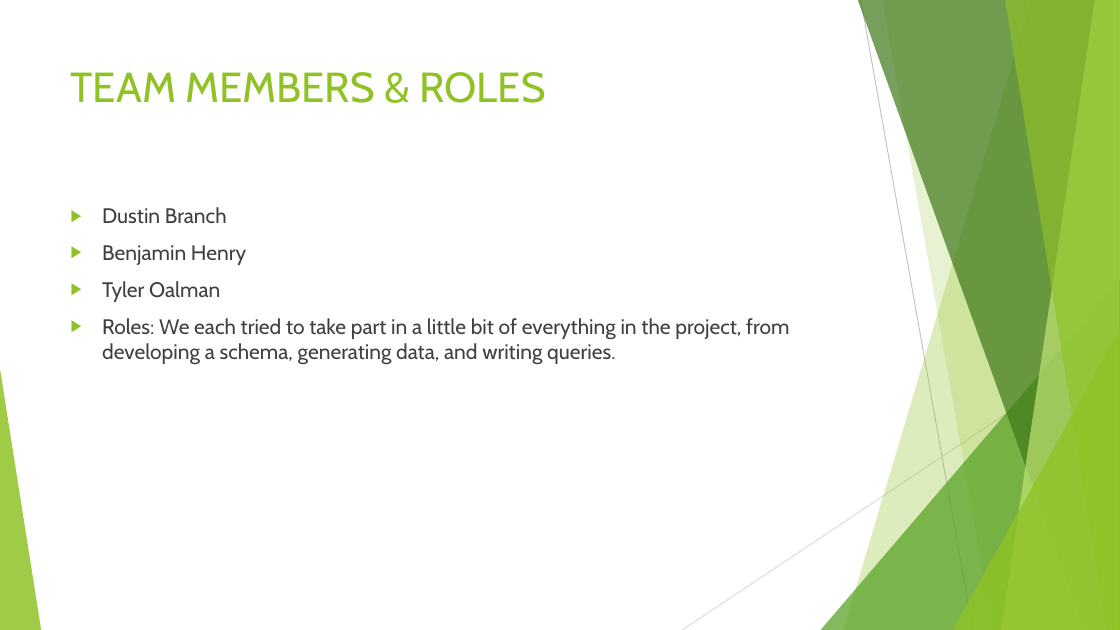
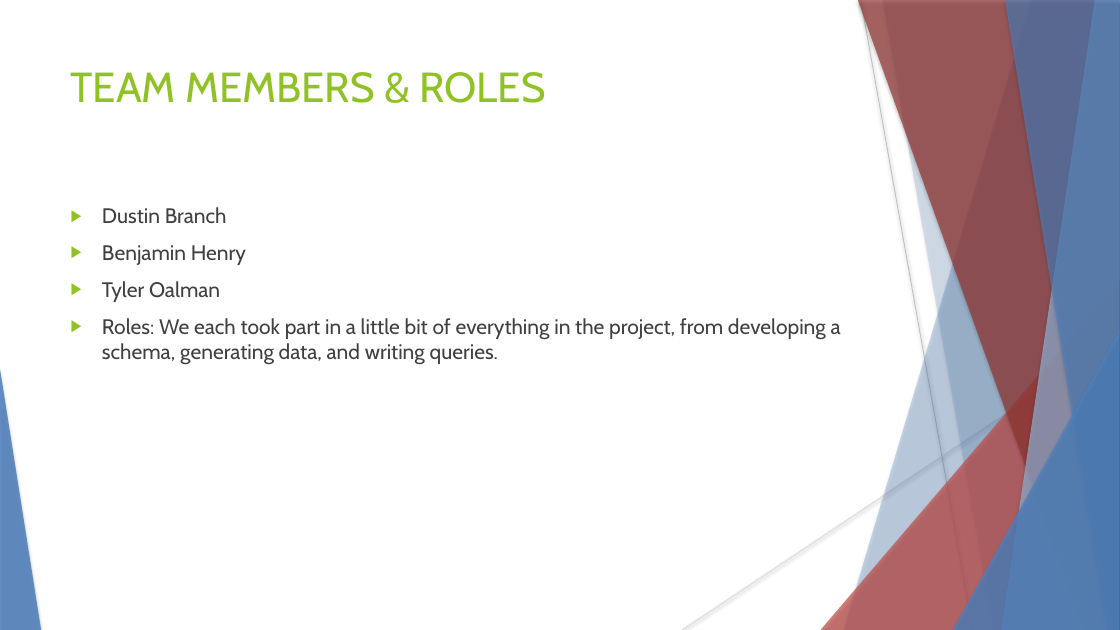
Before and after one commit to Phantom217/CMPS339DB-project, a slide deck: slide 2 of FinalPresentationPowerPoint.pptx. Drawn at 1120x630 pixels with LibreOffice and Linux fonts; fonts in the diff are those of the drawing. Boxes give left, top, right and bottom in pixels: in the first picture for what was removed or moved away, otherwise in the second. Text is boxed around its words. In the diff, an @@ line names an element or a change of style, - is before the commit and + after.

```diff
--- a/FinalPresentationPowerPoint.pptx
+++ b/FinalPresentationPowerPoint.pptx
@@ freeform shape at [844, 0, 1120, 630]: fill #90C226 at 30% opacity to #4F81BD at 30% opacity; shadow on @@
@@ freeform shape at [858, 0, 1120, 630]: fill #3F7819 at 70% opacity to #953735 at 70% opacity; shadow on @@
@@ line (861, 0) - (973, 630): stroke #BFBFBF 0.75 pt to #BFBFBF 0.74 pt @@
@@ freeform shape at [882, 0, 1120, 630]: fill #90C226 at 20% opacity to #4F81BD at 20% opacity; shadow on; outline redrawn @@
@@ freeform shape at [1002, 0, 1120, 630]: fill #C0E474 at 70% opacity to #95B3D7 at 70% opacity; shadow on @@
@@ freeform shape at [1005, 0, 1120, 630]: fill #90C226 at 65% opacity to #4F81BD at 65% opacity; shadow on @@
@@ triangle at [821, 280, 1120, 630]: fill #54A021 at 72% opacity to #C0504D at 72% opacity; shadow on @@
@@ text at [102, 318, 841, 365]: text changed @@
-▶ Roles: We each tried to take part in a little bit of everything in the project, from developing a schema, generating data, and writing queries.
+▶ Roles: We each took part in a little bit of everything in the project, from developing a schema, generating data, and writing queries.
@@ line (1120, 339) - (682, 630): stroke #D9D9D9 0.75 pt to #D9D9D9 0.74 pt @@
@@ triangle at [953, 330, 1120, 630]: fill #90C226 at 80% opacity to #4F81BD at 80% opacity; shadow on @@
@@ triangle at [0, 369, 41, 630]: fill #90C226 at 85% opacity to #4F81BD at 85% opacity; shadow on @@
```
Also in this commit, not shown: 42 other slides changed, 1 slide added, 2 slides removed.
